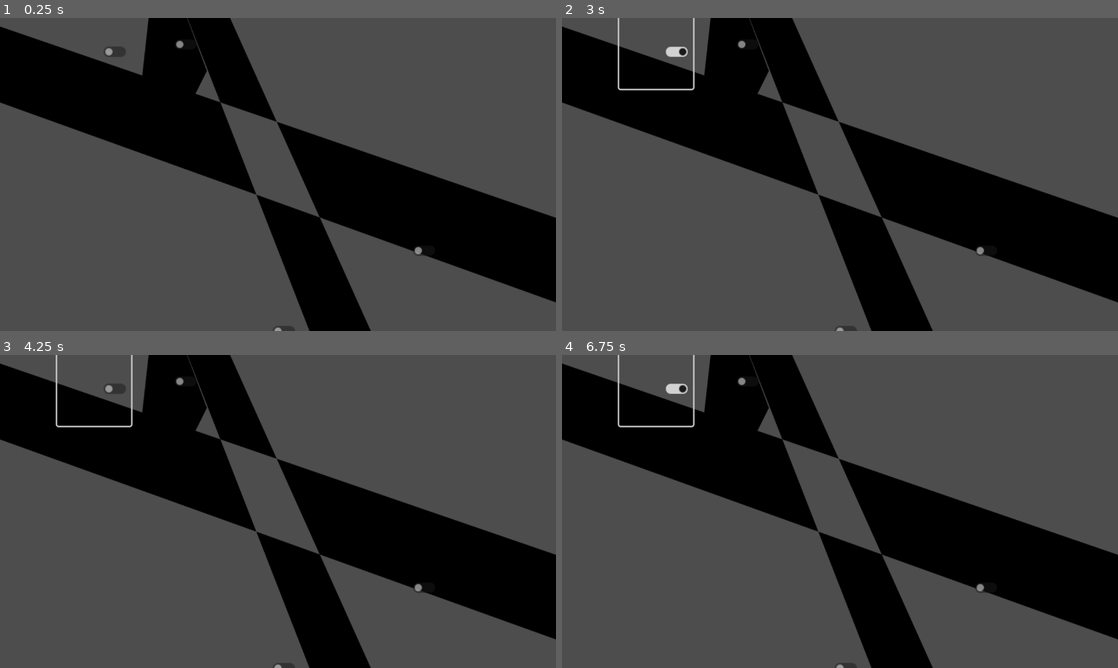
Above: before the commit, frames 1-4 (two rows, left to right).
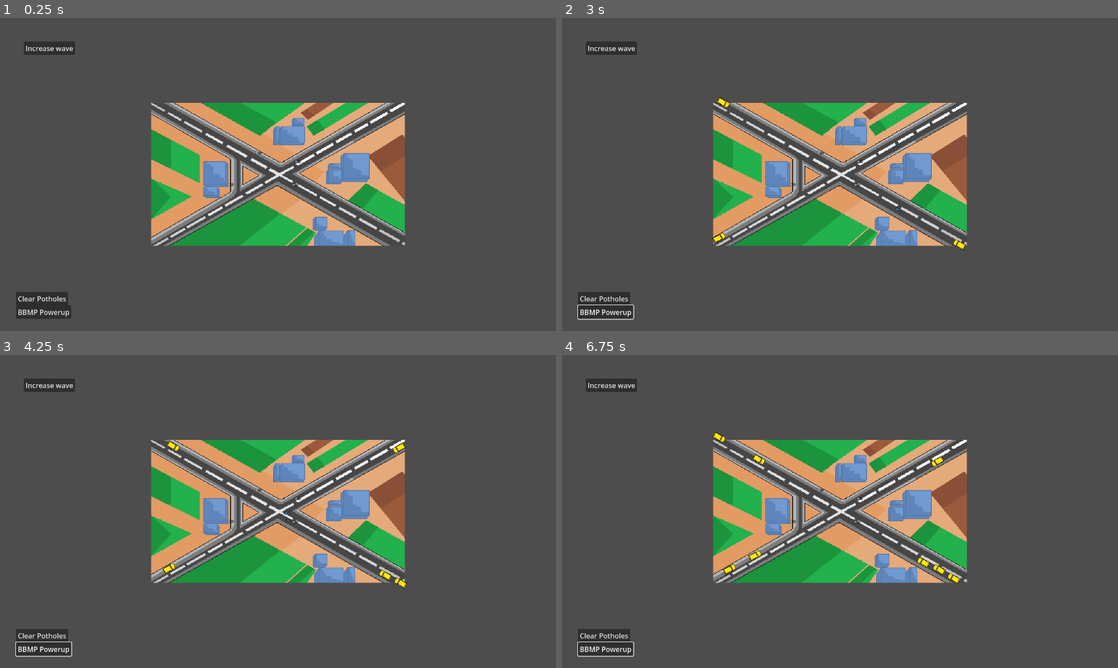
Above: after the commit, the same moments.

Repository: WinnerWind/omov-game
Game: Godot game, scene res://scenes/main.tscn
Same seed, same stepped clock (60 frames per second), same inputs: the game is played once before the commit and once after it.
Inputs (mouse positions are in pixels of both pictures, inside the frame that each line leads up to):
- Up to frame 1 (0.25 s): no input
- Up to frame 2 (3 s): click (612, 49) at 0.5 s, where only the run after the commit has a clickable "Increase wave"; click (606, 299) at 1.25 s, where only the run after the commit has a clickable "Clear Potholes"; click (606, 312) at 2 s, where only the run after the commit has a clickable "BBMP Powerup"; click (656, 52) at 2.77 s
- Up to frame 3 (4.25 s): click (94, 389) at 3.52 s
- Up to frame 4 (6.75 s): click (612, 386) at 4.25 s, where only the run after the commit has a clickable "Increase wave"; click (606, 636) at 5 s, where only the run after the commit has a clickable "Clear Potholes"; click (606, 649) at 5.75 s, where only the run after the commit has a clickable "BBMP Powerup"; click (656, 389) at 6.52 s

The runs differ from the first frame. In frame 1, 42% of the frame differs, in the area x 0-100%, y 0-100%; in frame 2, 42%; in frame 3, 42%; in frame 4, 42%.

Commit message:
Background art and paths

Diff:
--- a/scenes/main.tscn
+++ b/scenes/main.tscn
@@ -1,118 +1,106 @@
-[gd_scene load_steps=28 format=3 uid="uid://bp6qss41chrho"]
+[gd_scene load_steps=27 format=3 uid="uid://bp6qss41chrho"]
 
 [ext_resource type="Script" uid="uid://bikrhnp7h2fj6" path="res://scripts/pothole_spawner.gd" id="1_o5qli"]
 [ext_resource type="Script" uid="uid://dwnwtqxdffhvo" path="res://scripts/game_manager.gd" id="1_tbgi4"]
 [ext_resource type="PackedScene" uid="uid://bl8poaryl3h53" path="res://scenes/prefabs/pothole.tscn" id="2_0wfyh"]
+[ext_resource type="Texture2D" uid="uid://bu62cj0cvja48" path="res://assets/art/bg-dommasandra.png" id="2_tipki"]
 [ext_resource type="Script" uid="uid://cqp60ymv8d6c2" path="res://scripts/car_spawner.gd" id="3_jyhfs"]
 [ext_resource type="Script" uid="uid://d0g0a2kvadj5b" path="res://scripts/car_spawner_manager.gd" id="5_85g3d"]
 [ext_resource type="PackedScene" uid="uid://0ej7nf4ws53l" path="res://scenes/prefabs/stop_area.tscn" id="7_o6xl0"]
 [ext_resource type="Script" uid="uid://bdyqlwk51uxgm" path="res://scripts/camera_limiter.gd" id="8_85g3d"]
-[ext_resource type="Texture2D" uid="uid://bt0r1bo428iaf" path="res://assets/art/placeholder/map-placeholder.svg" id="8_tipki"]
-
-[sub_resource type="Curve2D" id="Curve2D_tefeu"]
-_data = {
-"points": PackedVector2Array(0, 0, 0, 0, 453, -37, 0, 0, 0, 0, 498, 70, 0, 0, 0, 0, 463, 329, 0, 0, 0, 0, -90, 124)
+
+[sub_resource type="RectangleShape2D" id="RectangleShape2D_85g3d"]
+size = Vector2(136, 82)
+
+[sub_resource type="Curve2D" id="Curve2D_tipki"]
+_data = {
+"points": PackedVector2Array(0, 0, 0, 0, 86, 22, -44.31719, -1.5827568, 44.31719, 1.5827568, 639, 325, 0, 0, 0, 0, 1212, 11)
+}
+point_count = 3
+
+[sub_resource type="Curve2D" id="Curve2D_85g3d"]
+_data = {
+"points": PackedVector2Array(0, 0, 0, 0, 81, 19, 0, 0, 0, 0, 1243, 667)
+}
+point_count = 2
+
+[sub_resource type="Curve2D" id="Curve2D_choun"]
+_data = {
+"points": PackedVector2Array(0, 0, 0, 0, 75, 13, 1.5026295, -18.78287, -1.5026295, 18.78287, 676, 355, 0, 0, 0, 0, 86, 707)
+}
+point_count = 3
+
+[sub_resource type="Curve2D" id="Curve2D_ya4ey"]
+_data = {
+"points": PackedVector2Array(0, 0, 0, 0, 1240, 44, 0, 0, 0, 0, 76, 713)
+}
+point_count = 2
+
+[sub_resource type="Curve2D" id="Curve2D_eb6dy"]
+_data = {
+"points": PackedVector2Array(0, 0, 0, 0, 1246, 39, -1.3995218, -14.928233, 1.3995218, 14.928233, 693, 356, 0, 0, 0, 0, 1232, 662)
+}
+point_count = 3
+
+[sub_resource type="Curve2D" id="Curve2D_trceg"]
+_data = {
+"points": PackedVector2Array(0, 0, 0, 0, 1250, 39, 11.751969, 1.7410325, -11.751969, -1.7410325, 637, 379, 0, 0, 0, 0, 49, 50)
+}
+point_count = 3
+
+[sub_resource type="Curve2D" id="Curve2D_a8y0u"]
+_data = {
+"points": PackedVector2Array(0, 0, 0, 0, 48, 670, -5.785124, 20.661156, 5.785124, -20.661156, 460, 437, 9.917355, 19.83471, -9.917355, -19.83471, 454, 279, 0, 0, 0, 0, 49, 51)
 }
 point_count = 4
 
-[sub_resource type="Curve2D" id="Curve2D_o6xl0"]
-_data = {
-"points": PackedVector2Array(0, 0, 0, 0, 453, -37, 0, 0, 0, 0, 498, 70, 0, 0, 0, 0, 478, 273, 0, 0, 0, 0, 1305, 547)
+[sub_resource type="Curve2D" id="Curve2D_jkv2x"]
+_data = {
+"points": PackedVector2Array(0, 0, 0, 0, 50, 662, 2.2578955, 19.192112, -2.2578955, -19.192112, 599, 362, 0, 0, 0, 0, 47, 52)
+}
+point_count = 3
+
+[sub_resource type="Curve2D" id="Curve2D_jbj1t"]
+_data = {
+"points": PackedVector2Array(0, 0, 0, 0, 51, 661, 0, 0, 0, 0, 1212, 18)
+}
+point_count = 2
+
+[sub_resource type="Curve2D" id="Curve2D_muem4"]
+_data = {
+"points": PackedVector2Array(0, 0, 0, 0, 43, 672, -18.705307, -0.17985873, 18.705307, 0.17985873, 647, 337, 0, 0, 0, 0, 1232, 661, 0, 0, 0, 0, 43, 672)
 }
 point_count = 4
 
-[sub_resource type="Curve2D" id="Curve2D_tipki"]
-_data = {
-"points": PackedVector2Array(0, 0, 0, 0, 453, -37, 0, 0, 0, 0, 498, 70, 0, 0, 0, 0, 474, 268, 0, 0, 0, 0, 638, 313, 0, 0, 0, 0, 823, 740)
-}
-point_count = 5
-
-[sub_resource type="Curve2D" id="Curve2D_choun"]
-_data = {
-"points": PackedVector2Array(0, 0, 0, 0, 453, -37, 0, 0, 0, 0, 625, 360, 0, 0, 0, 0, -85, 125)
-}
-point_count = 3
-
-[sub_resource type="Curve2D" id="Curve2D_2wyq8"]
-_data = {
-"points": PackedVector2Array(0, 0, 0, 0, 453, -37, 0, 0, 0, 0, 591, 300, 0, 0, 0, 0, 1342, 561)
-}
-point_count = 3
-
-[sub_resource type="Curve2D" id="Curve2D_vxglm"]
-_data = {
-"points": PackedVector2Array(0, 0, 0, 0, 453, -37, 0, 0, 0, 0, 584, 296, 0, 0, 0, 0, 675, 402, 0, 0, 0, 0, 819, 732)
-}
-point_count = 4
-
-[sub_resource type="RectangleShape2D" id="RectangleShape2D_85g3d"]
-size = Vector2(76, 56)
-
-[sub_resource type="Curve2D" id="Curve2D_2f3dj"]
-_data = {
-"points": PackedVector2Array(0, 0, 0, 0, 1307, 614, 0, 0, 0, 0, 671, 396, 0, 0, 0, 0, 821, 745)
-}
-point_count = 3
-
-[sub_resource type="Curve2D" id="Curve2D_yq6so"]
-_data = {
-"points": PackedVector2Array(0, 0, 0, 0, 1307, 614, 0, 0, 0, 0, -112, 111)
-}
-point_count = 2
-
-[sub_resource type="Curve2D" id="Curve2D_fv21b"]
-_data = {
-"points": PackedVector2Array(0, 0, 0, 0, 1307, 614, 0, 0, 0, 0, 674, 400, 0, 0, 0, 0, 477, -30)
-}
-point_count = 3
-
-[sub_resource type="Curve2D" id="Curve2D_tel4y"]
-_data = {
-"points": PackedVector2Array(0, 0, 0, 0, -52, 79, 0, 0, 0, 0, 522, 279, 0, 0, 0, 0, 573, 189, 0, 0, 0, 0, 482, -28)
-}
-point_count = 4
-
-[sub_resource type="Curve2D" id="Curve2D_qkpxi"]
-_data = {
-"points": PackedVector2Array(0, 0, 0, 0, -52, 79, 0, 0, 0, 0, 1317, 544)
-}
-point_count = 2
-
-[sub_resource type="Curve2D" id="Curve2D_5q0nq"]
-_data = {
-"points": PackedVector2Array(0, 0, 0, 0, -52, 79, 0, 0, 0, 0, 636, 315, 0, 0, 0, 0, 825, 758)
-}
-point_count = 3
-
-[sub_resource type="Curve2D" id="Curve2D_dgi5k"]
-_data = {
-"points": PackedVector2Array(0, 0, 0, 0, -52, 79, 0, 0, 0, 0, 637, 313, 0, 0, 0, 0, 484, -19)
-}
-point_count = 3
-
-[sub_resource type="Curve2D" id="Curve2D_j8jky"]
-_data = {
-"points": PackedVector2Array(0, 0, 0, 0, 747, 735, 0, 0, 0, 0, 615, 364, 0, 0, 0, 0, -37, 133)
-}
-point_count = 3
-
-[sub_resource type="Curve2D" id="Curve2D_kmb1v"]
-_data = {
-"points": PackedVector2Array(0, 0, 0, 0, 750, 729, 0, 0, 0, 0, 613, 364, 0, 0, 0, 0, 647, 347, 0, 0, 0, 0, 484, -9)
-}
-point_count = 4
-
-[sub_resource type="Curve2D" id="Curve2D_fuf3a"]
-_data = {
-"points": PackedVector2Array(0, 0, 0, 0, 750, 729, 0, 0, 0, 0, 594, 305, 0, 0, 0, 0, 1317, 553)
-}
-point_count = 3
+[sub_resource type="Curve2D" id="Curve2D_dp3eg"]
+_data = {
+"points": PackedVector2Array(0, 0, 0, 0, 1213, 696, 0, 0, 0, 0, 40, 49)
+}
+point_count = 2
+
+[sub_resource type="Curve2D" id="Curve2D_0ld40"]
+_data = {
+"points": PackedVector2Array(0, 0, 0, 0, 1214, 695, 24.118427, 1.026316, -24.118427, -1.026316, 646, 383, 0, 0, 0, 0, 85, 711)
+}
+point_count = 3
+
+[sub_resource type="Curve2D" id="Curve2D_gqmmt"]
+_data = {
+"points": PackedVector2Array(0, 0, 0, 0, 1211, 695, -0.62092125, 8.071977, 0.62092125, -8.071977, 597, 361, 0, 0, 0, 0, 1197, 22)
+}
+point_count = 3
+
+[sub_resource type="RectangleShape2D" id="RectangleShape2D_choun"]
+size = Vector2(40, 40)
+
+[sub_resource type="RectangleShape2D" id="RectangleShape2D_ya4ey"]
+size = Vector2(40, 40)
 
 [sub_resource type="RectangleShape2D" id="RectangleShape2D_tipki"]
-size = Vector2(60, 100)
+size = Vector2(40, 40)
 
 [sub_resource type="RectangleShape2D" id="RectangleShape2D_o6xl0"]
-size = Vector2(75, 80)
+size = Vector2(40, 40)
 
 [node name="Node2D" type="Node2D" node_paths=PackedStringArray("car_spawner", "pothole_spawner")]
 script = ExtResource("1_tbgi4")
@@ -120,9 +108,9 @@
 pothole_spawner = NodePath("PotholeSpawner")
 
 [node name="Map" type="Sprite2D" parent="."]
-position = Vector2(632, 352)
-scale = Vector2(0.69768524, 0.69768524)
-texture = ExtResource("8_tipki")
+position = Vector2(639, 361)
+scale = Vector2(0.6092594, 0.60925937)
+texture = ExtResource("2_tipki")
 
 [node name="PotholeSpawner" type="Polygon2D" parent="."]
 unique_name_in_owner = true
@@ -144,89 +132,71 @@
 min_delay = 1.0
 metadata/_custom_type_script = "uid://cqp60ymv8d6c2"
 
-[node name="Path2D" type="Path2D" parent="Spanwers/North"]
-curve = SubResource("Curve2D_tefeu")
-
-[node name="Path2D2" type="Path2D" parent="Spanwers/North"]
-curve = SubResource("Curve2D_o6xl0")
-
-[node name="Path2D3" type="Path2D" parent="Spanwers/North"]
+[node name="SpawnChecker" type="Area2D" parent="Spanwers/North"]
+position = Vector2(96, 47)
+collision_layer = 0
+
+[node name="CollisionShape2D" type="CollisionShape2D" parent="Spanwers/North/SpawnChecker"]
+shape = SubResource("RectangleShape2D_85g3d")
+
+[node name="East" type="Path2D" parent="Spanwers/North"]
 curve = SubResource("Curve2D_tipki")
 
-[node name="Path2D4" type="Path2D" parent="Spanwers/North"]
+[node name="South" type="Path2D" parent="Spanwers/North"]
+curve = SubResource("Curve2D_85g3d")
+
+[node name="West" type="Path2D" parent="Spanwers/North"]
 curve = SubResource("Curve2D_choun")
 
-[node name="Path2D5" type="Path2D" parent="Spanwers/North"]
-curve = SubResource("Curve2D_2wyq8")
-
-[node name="Path2D6" type="Path2D" parent="Spanwers/North"]
-curve = SubResource("Curve2D_vxglm")
-
-[node name="SpawnChecker" type="Area2D" parent="Spanwers/North"]
-position = Vector2(475, -26)
-collision_layer = 0
-
-[node name="CollisionShape2D" type="CollisionShape2D" parent="Spanwers/North/SpawnChecker"]
-shape = SubResource("RectangleShape2D_85g3d")
-
 [node name="East" type="Node2D" parent="Spanwers"]
 script = ExtResource("3_jyhfs")
 max_delay = 3.0
 min_delay = 1.0
 
-[node name="Path2D" type="Path2D" parent="Spanwers/East"]
-curve = SubResource("Curve2D_2f3dj")
-
-[node name="Path2D2" type="Path2D" parent="Spanwers/East"]
-curve = SubResource("Curve2D_yq6so")
-
-[node name="Path2D3" type="Path2D" parent="Spanwers/East"]
-curve = SubResource("Curve2D_fv21b")
-
 [node name="SpawnChecker" type="Area2D" parent="Spanwers/East"]
-position = Vector2(1311, 607)
+position = Vector2(1197, 52)
 collision_layer = 0
 
 [node name="CollisionShape2D" type="CollisionShape2D" parent="Spanwers/East/SpawnChecker"]
 shape = SubResource("RectangleShape2D_85g3d")
 
+[node name="West" type="Path2D" parent="Spanwers/East"]
+curve = SubResource("Curve2D_ya4ey")
+
+[node name="South" type="Path2D" parent="Spanwers/East"]
+curve = SubResource("Curve2D_eb6dy")
+
+[node name="North" type="Path2D" parent="Spanwers/East"]
+curve = SubResource("Curve2D_trceg")
+
 [node name="West" type="Node2D" parent="Spanwers"]
 script = ExtResource("3_jyhfs")
 max_delay = 3.0
 min_delay = 1.0
 
-[node name="Path2D" type="Path2D" parent="Spanwers/West"]
-curve = SubResource("Curve2D_tel4y")
-
-[node name="Path2D2" type="Path2D" parent="Spanwers/West"]
-curve = SubResource("Curve2D_qkpxi")
-
-[node name="Path2D3" type="Path2D" parent="Spanwers/West"]
-curve = SubResource("Curve2D_5q0nq")
-
-[node name="Path2D4" type="Path2D" parent="Spanwers/West"]
-curve = SubResource("Curve2D_dgi5k")
-
 [node name="SpawnChecker" type="Area2D" parent="Spanwers/West"]
-position = Vector2(-45, 92)
+position = Vector2(78, 682)
 collision_layer = 0
 
 [node name="CollisionShape2D" type="CollisionShape2D" parent="Spanwers/West/SpawnChecker"]
 shape = SubResource("RectangleShape2D_85g3d")
 
+[node name="North-L" type="Path2D" parent="Spanwers/West"]
+curve = SubResource("Curve2D_a8y0u")
+
+[node name="North-R" type="Path2D" parent="Spanwers/West"]
+curve = SubResource("Curve2D_jkv2x")
+
+[node name="East" type="Path2D" parent="Spanwers/West"]
+curve = SubResource("Curve2D_jbj1t")
+
+[node name="South" type="Path2D" parent="Spanwers/West"]
+curve = SubResource("Curve2D_muem4")
+
 [node name="South" type="Node2D" parent="Spanwers"]
 script = ExtResource("3_jyhfs")
 max_delay = 3.0
 min_delay = 1.0
-
-[node name="Path2D" type="Path2D" parent="Spanwers/South"]
-curve = SubResource("Curve2D_j8jky")
-
-[node name="Path2D2" type="Path2D" parent="Spanwers/South"]
-curve = SubResource("Curve2D_kmb1v")
-
-[node name="Path2D3" type="Path2D" parent="Spanwers/South"]
-curve = SubResource("Curve2D_fuf3a")
 
 [node name="SpawnChecker" type="Area2D" parent="Spanwers/South"]
 position = Vector2(778, 750)
@@ -235,55 +205,68 @@
 [node name="CollisionShape2D" type="CollisionShape2D" parent="Spanwers/South/SpawnChecker"]
 shape = SubResource("RectangleShape2D_85g3d")
 
-[node name="Wave Increase" type="Button" parent="."]
+[node name="North" type="Path2D" parent="Spanwers/South"]
+curve = SubResource("Curve2D_dp3eg")
+
+[node name="West" type="Path2D" parent="Spanwers/South"]
+curve = SubResource("Curve2D_0ld40")
+
+[node name="East" type="Path2D" parent="Spanwers/South"]
+curve = SubResource("Curve2D_gqmmt")
+
+[node name="Stop" type="Node2D" parent="."]
+
+[node name="North" parent="Stop" instance=ExtResource("7_o6xl0")]
+position = Vector2(578, 292)
+stop_car_entirely = true
+shape = SubResource("RectangleShape2D_choun")
+
+[node name="South" parent="Stop" instance=ExtResource("7_o6xl0")]
+position = Vector2(747, 439)
+stop_car_entirely = true
+shape = SubResource("RectangleShape2D_ya4ey")
+
+[node name="West" parent="Stop" instance=ExtResource("7_o6xl0")]
+position = Vector2(449, 437)
+stop_car_entirely = true
+shape = SubResource("RectangleShape2D_tipki")
+
+[node name="East" parent="Stop" instance=ExtResource("7_o6xl0")]
+position = Vector2(759, 332)
+stop_car_entirely = true
+shape = SubResource("RectangleShape2D_o6xl0")
+
+[node name="Camera2D" type="Camera2D" parent="."]
+position = Vector2(639, 361)
+zoom = Vector2(0.5, 0.5)
+script = ExtResource("8_85g3d")
+rect = Vector2(700, 600)
+
+[node name="UI Layer" type="CanvasLayer" parent="."]
+
+[node name="Wave Increase" type="Button" parent="UI Layer"]
 offset_left = 55.0
 offset_top = 54.0
 offset_right = 173.0
 offset_bottom = 85.0
 text = "Increase wave"
 
-[node name="Stop" type="Node2D" parent="."]
-
-[node name="Stop Area" parent="Stop" instance=ExtResource("7_o6xl0")]
-position = Vector2(390, 195)
-stop_car_entirely = true
-
-[node name="Stop Area2" parent="Stop" instance=ExtResource("7_o6xl0")]
-position = Vector2(809, 464)
-stop_car_entirely = true
-
-[node name="Stop Area3" parent="Stop" instance=ExtResource("7_o6xl0")]
-position = Vector2(659, 573)
-stop_car_entirely = true
-shape = SubResource("RectangleShape2D_tipki")
-
-[node name="Stop Area4" parent="Stop" instance=ExtResource("7_o6xl0")]
-position = Vector2(511, 195)
-stop_car_entirely = true
-shape = SubResource("RectangleShape2D_o6xl0")
-
-[node name="Powerup 1" type="Button" parent="."]
+[node name="Pothole CLear" type="Button" parent="UI Layer"]
 offset_left = 37.0
 offset_top = 630.0
 offset_right = 157.0
 offset_bottom = 661.0
 text = "Clear Potholes"
 
-[node name="BBMP Powerup" type="Button" parent="."]
+[node name="BBMP Powerup" type="Button" parent="UI Layer"]
 offset_left = 37.0
 offset_top = 661.0
 offset_right = 157.0
 offset_bottom = 692.0
 text = "BBMP Powerup"
 
-[node name="Camera2D" type="Camera2D" parent="."]
-position = Vector2(639, 361)
-zoom = Vector2(1.7, 1.7)
-script = ExtResource("8_85g3d")
-rect = Vector2(752, 635)
-
 [connection signal="bbmp_powerup_used" from="." to="Spanwers" method="_bbmp_powerup_used"]
 [connection signal="all_cars_cleared" from="Spanwers" to="." method="wave_ended"]
-[connection signal="pressed" from="Wave Increase" to="." method="wave_increase"]
-[connection signal="pressed" from="Powerup 1" to="." method="_use_pothole_powerup"]
-[connection signal="pressed" from="BBMP Powerup" to="." method="_use_bbmp_powerup"]
+[connection signal="pressed" from="UI Layer/Wave Increase" to="." method="wave_increase"]
+[connection signal="pressed" from="UI Layer/Pothole CLear" to="." method="_use_pothole_powerup"]
+[connection signal="pressed" from="UI Layer/BBMP Powerup" to="." method="_use_bbmp_powerup"]
--- a/scenes/prefabs/vehicles/ambulance.tscn
+++ b/scenes/prefabs/vehicles/ambulance.tscn
@@ -17,7 +17,7 @@
 script = ExtResource("1_vhurj")
 initial_speed = 200.0
 slowdown_speed = 100.0
-raycast_distance = 40.0
+raycast_distance = 50.0
 texture = ExtResource("2_vhurj")
 texture_scale = 1.0
 ignore_stop_signs = true
@@ -43,7 +43,7 @@
 texture = ExtResource("2_vhurj")
 
 [node name="Raycast" type="RayCast2D" parent="PathFollow2D/Car"]
-target_position = Vector2(40, 0)
+target_position = Vector2(50, 0)
 collide_with_areas = true
 
 [connection signal="area_entered" from="PathFollow2D/Collision Detector" to="." method="_on_collision_detector_area_entered"]
--- a/scenes/prefabs/vehicles/bike.tscn
+++ b/scenes/prefabs/vehicles/bike.tscn
@@ -17,7 +17,7 @@
 script = ExtResource("1_odnmy")
 initial_speed = 200.0
 slowdown_speed = 100.0
-raycast_distance = 30.0
+raycast_distance = 50.0
 texture = ExtResource("2_hkgtj")
 texture_scale = 1.0
 sprite = NodePath("PathFollow2D/Car/Sprite")
@@ -42,7 +42,7 @@
 texture = ExtResource("2_hkgtj")
 
 [node name="Raycast" type="RayCast2D" parent="PathFollow2D/Car"]
-target_position = Vector2(30, 0)
+target_position = Vector2(50, 0)
 collide_with_areas = true
 
 [connection signal="area_entered" from="PathFollow2D/Collision Detector" to="." method="_on_collision_detector_area_entered"]
--- a/scenes/prefabs/vehicles/bus.tscn
+++ b/scenes/prefabs/vehicles/bus.tscn
@@ -17,7 +17,7 @@
 script = ExtResource("1_g6wq1")
 initial_speed = 50.0
 slowdown_speed = 25.0
-raycast_distance = 40.0
+raycast_distance = 50.0
 texture = ExtResource("2_2thgs")
 texture_scale = 1.0
 crash_car_in_pothole_chance = 0.1
@@ -43,7 +43,7 @@
 texture = ExtResource("2_2thgs")
 
 [node name="Raycast" type="RayCast2D" parent="PathFollow2D/Car"]
-target_position = Vector2(40, 0)
+target_position = Vector2(50, 0)
 collide_with_areas = true
 
 [connection signal="area_entered" from="PathFollow2D/Collision Detector" to="." method="_on_collision_detector_area_entered"]
--- a/scenes/prefabs/vehicles/car.tscn
+++ b/scenes/prefabs/vehicles/car.tscn
@@ -16,7 +16,7 @@
 curve = SubResource("Curve2D_0wfyh")
 script = ExtResource("1_1d5yk")
 initial_speed = 100.0
-raycast_distance = 30.0
+raycast_distance = 50.0
 texture = ExtResource("2_j36od")
 texture_scale = 1.0
 sprite = NodePath("PathFollow2D/Car/Sprite")
@@ -41,7 +41,7 @@
 texture = ExtResource("2_j36od")
 
 [node name="Raycast" type="RayCast2D" parent="PathFollow2D/Car"]
-target_position = Vector2(30, 0)
+target_position = Vector2(50, 0)
 collide_with_areas = true
 
 [connection signal="area_entered" from="PathFollow2D/Collision Detector" to="." method="_on_collision_detector_area_entered"]
Binary file added: assets/art/bg-dommasandra.png
Not shown, added: assets/art/bg-dommasandra.png.import
